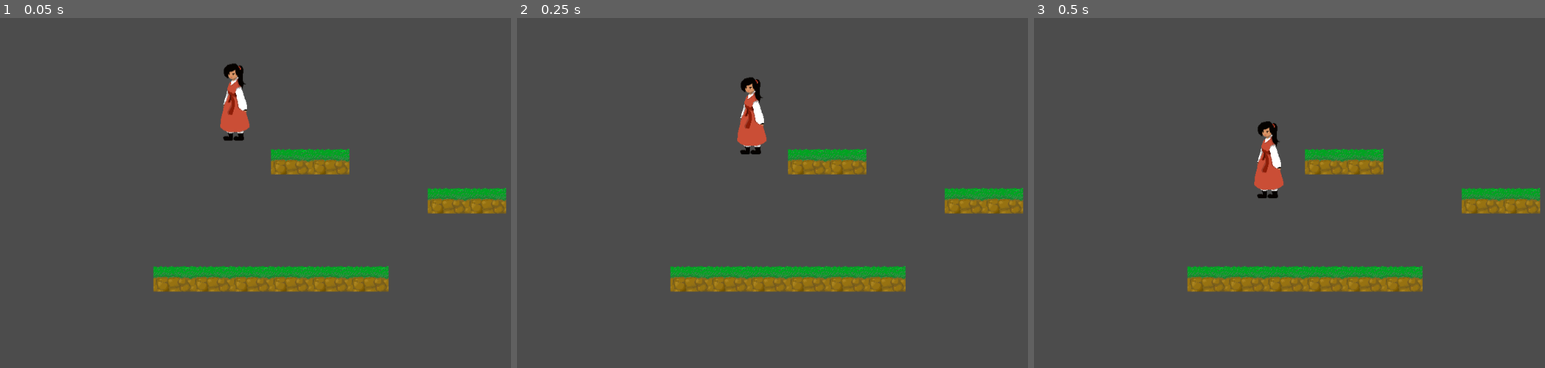
Above: before the commit, frames 1-3 (left to right).
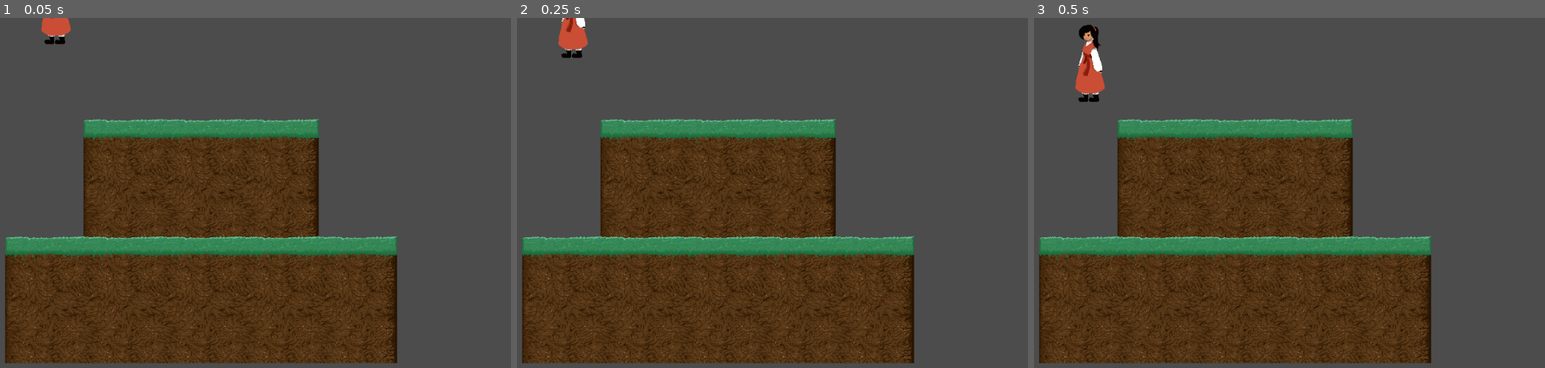
Above: after the commit, the same moments.

Repository: tacocube/karma
Game: Godot game, scene res://scenes/Main/Main.tscn
Same seed, same stepped clock (60 frames per second), same inputs: the game is played once before the commit and once after it.
Inputs:
- Up to frame 1 (0.05 s): no input
- Up to frame 2 (0.25 s): no input
- Up to frame 3 (0.5 s): no input

The runs differ from the first frame. In frame 1, 46% of the frame differs, in the area x 0-100%, y 0-99%; in frame 2, 46%; in frame 3, 46%.

Commit message:
New Tileset

Diff:
--- a/scenes/Main/Main.tscn
+++ b/scenes/Main/Main.tscn
@@ -1,12 +1,7 @@
-[gd_scene load_steps=4 format=2]
+[gd_scene load_steps=3 format=2]
 
 [ext_resource path="res://tilesets/tileset1/tileset1.tres" type="TileSet" id=1]
-[ext_resource path="res://scenes/Main/MainCam.gd" type="Script" id=2]
-[ext_resource path="res://characters/Sasa/Sasa.tscn" type="PackedScene" id=3]
-
-
-
-
+[ext_resource path="res://characters/Sasa/Sasa.tscn" type="PackedScene" id=2]
 
 [node name="Node2D" type="Node2D" index="0"]
 
@@ -30,14 +25,18 @@
 collision_mask = 1
 occluder_light_mask = 1
 format = 1
-tile_data = PoolIntArray( -262141, 0, 0, -262140, 0, 0, -196601, 0, 0, -196600, 0, 0, -65536, 0, 0, -65535, 0, 0, -65534, 0, 0, -65533, 0, 0, -65532, 0, 0, -65531, 0, 0 )
+tile_data = PoolIntArray( -524287, 0, 0, -524285, 1, 0, -524283, 1, 0, -524281, 2, 0, -393215, 3, 0, -393213, 4, 0, -393211, 4, 0, -393209, 5, 0, -262145, 0, 0, -327679, 1, 0, -327677, 1, 0, -327675, 1, 0, -327673, 1, 0, -327671, 2, 0, -131073, 3, 0, -196607, 4, 0, -196605, 4, 0, -196603, 4, 0, -196601, 4, 0, -196599, 5, 0 )
 
-[node name="MainCam" type="Camera2D" parent="." index="1"]
+[node name="Sasa" parent="." index="1" instance=ExtResource( 2 )]
 
-position = Vector2( 90, -148 )
+position = Vector2( 82, -650 )
+
+[node name="MainCam" type="Camera2D" parent="." index="2"]
+
+position = Vector2( 332, -329 )
 anchor_mode = 1
 rotating = false
-current = false
+current = true
 zoom = Vector2( 1, 1 )
 limit_left = -10000000
 limit_top = -10000000
@@ -50,15 +49,11 @@
 smoothing_speed = 5.0
 offset_v = 0.0
 offset_h = 0.0
-drag_margin_left = 0.2
-drag_margin_top = 0.2
-drag_margin_right = 0.2
-drag_margin_bottom = 0.2
+drag_margin_left = 0.0
+drag_margin_top = 0.0
+drag_margin_right = 0.0
+drag_margin_bottom = 0.0
 editor_draw_screen = true
 editor_draw_limits = false
 editor_draw_drag_margin = false
-script = ExtResource( 2 )
-
-[node name="Sasa" parent="." index="2" instance=ExtResource( 3 )]
-
-position = Vector2( 132, -311 )
+_sections_unfolded = [ "Drag Margin", "Limit", "Transform" ]
--- a/scenes/Main/MainCam.gd
+++ /dev/null
@@ -1,13 +0,0 @@
-extends Camera2D
-
-# class member variables go here, for example:
-# var a = 2
-# var b = "textvar"
-
-func _ready():
-	make_current()
-
-#func _process(delta):
-#	# Called every frame. Delta is time since last frame.
-#	# Update game logic here.
-#	pass
--- a/tilesets/tileset1/tileset1.tres
+++ b/tilesets/tileset1/tileset1.tres
@@ -1,26 +1,98 @@
-[gd_resource type="TileSet" load_steps=3 format=2]
+[gd_resource type="TileSet" load_steps=10 format=2]
 
-[ext_resource path="res://tilesets/tileset1/textures/ground1.png" type="Texture" id=1]
+[ext_resource path="res://tilesets/tileset1/textures/earth-1.png" type="Texture" id=1]
+[ext_resource path="res://tilesets/tileset1/textures/earth-2.png" type="Texture" id=2]
+[ext_resource path="res://tilesets/tileset1/textures/earth-3.png" type="Texture" id=3]
+[ext_resource path="res://tilesets/tileset1/textures/earth-4.png" type="Texture" id=4]
+[ext_resource path="res://tilesets/tileset1/textures/earth-5.png" type="Texture" id=5]
+[ext_resource path="res://tilesets/tileset1/textures/earth-6.png" type="Texture" id=6]
 
-
-[sub_resource type="ConvexPolygonShape2D" id=1]
+[sub_resource type="SegmentShape2D" id=1]
 
 custom_solver_bias = 0.0
-points = PoolVector2Array( -32, 32, -32, 0, 32, 0, 32, 32 )
+a = Vector2( 0, 0 )
+b = Vector2( 64, 0 )
+
+[sub_resource type="SegmentShape2D" id=2]
+
+custom_solver_bias = 0.0
+a = Vector2( -64, 0 )
+b = Vector2( 64, 0 )
+
+[sub_resource type="SegmentShape2D" id=3]
+
+custom_solver_bias = 0.0
+a = Vector2( -64, 0 )
+b = Vector2( 0, 0 )
 
 [resource]
 
-0/name = "Ground1"
+0/name = "earth-1"
 0/texture = ExtResource( 1 )
 0/tex_offset = Vector2( 0, 0 )
 0/modulate = Color( 1, 1, 1, 1 )
-0/region = Rect2( 0, 0, 64, 64 )
+0/region = Rect2( 0, 0, 128, 128 )
 0/is_autotile = false
-0/occluder_offset = Vector2( 32, 32 )
-0/navigation_offset = Vector2( 32, 32 )
+0/occluder_offset = Vector2( 64, 64 )
+0/navigation_offset = Vector2( 64, 64 )
 0/shapes = [ {
 "autotile_coord": Vector2( 0, 0 ),
-"one_way": false,
+"one_way": true,
 "shape": SubResource( 1 ),
-"shape_transform": Transform2D( 1, 0, 0, 1, 32, 32 )
+"shape_transform": Transform2D( 1, 0, 0, 1, 64, 64 )
 } ]
+1/name = "earth-2"
+1/texture = ExtResource( 2 )
+1/tex_offset = Vector2( 0, 0 )
+1/modulate = Color( 1, 1, 1, 1 )
+1/region = Rect2( 0, 0, 128, 128 )
+1/is_autotile = false
+1/occluder_offset = Vector2( 64, 64 )
+1/navigation_offset = Vector2( 64, 64 )
+1/shapes = [ {
+"autotile_coord": Vector2( 0, 0 ),
+"one_way": true,
+"shape": SubResource( 2 ),
+"shape_transform": Transform2D( 1, 0, 0, 1, 64, 64 )
+} ]
+2/name = "earth-3"
+2/texture = ExtResource( 3 )
+2/tex_offset = Vector2( 0, 0 )
+2/modulate = Color( 1, 1, 1, 1 )
+2/region = Rect2( 0, 0, 128, 128 )
+2/is_autotile = false
+2/occluder_offset = Vector2( 64, 64 )
+2/navigation_offset = Vector2( 64, 64 )
+2/shapes = [ {
+"autotile_coord": Vector2( 0, 0 ),
+"one_way": true,
+"shape": SubResource( 3 ),
+"shape_transform": Transform2D( 1, 0, 0, 1, 64, 64 )
+} ]
+3/name = "earth-4"
+3/texture = ExtResource( 4 )
+3/tex_offset = Vector2( 0, 0 )
+3/modulate = Color( 1, 1, 1, 1 )
+3/region = Rect2( 0, 0, 128, 128 )
+3/is_autotile = false
+3/occluder_offset = Vector2( 64, 64 )
+3/navigation_offset = Vector2( 64, 64 )
+3/shapes = [  ]
+4/name = "earth-5"
+4/texture = ExtResource( 5 )
+4/tex_offset = Vector2( 0, 0 )
+4/modulate = Color( 1, 1, 1, 1 )
+4/region = Rect2( 0, 0, 128, 128 )
+4/is_autotile = false
+4/occluder_offset = Vector2( 64, 64 )
+4/navigation_offset = Vector2( 64, 64 )
+4/shapes = [  ]
+5/name = "earth-6"
+5/texture = ExtResource( 6 )
+5/tex_offset = Vector2( 0, 0 )
+5/modulate = Color( 1, 1, 1, 1 )
+5/region = Rect2( 0, 0, 128, 128 )
+5/is_autotile = false
+5/occluder_offset = Vector2( 64, 64 )
+5/navigation_offset = Vector2( 64, 64 )
+5/shapes = [  ]
--- a/tilesets/tileset1/tileset1.tscn
+++ b/tilesets/tileset1/tileset1.tscn
@@ -1,26 +1,38 @@
-[gd_scene load_steps=3 format=2]
+[gd_scene load_steps=10 format=2]
 
-[ext_resource path="res://tilesets/tileset1/textures/ground1.png" type="Texture" id=1]
+[ext_resource path="res://tilesets/tileset1/textures/earth-1.png" type="Texture" id=1]
+[ext_resource path="res://tilesets/tileset1/textures/earth-2.png" type="Texture" id=2]
+[ext_resource path="res://tilesets/tileset1/textures/earth-3.png" type="Texture" id=3]
+[ext_resource path="res://tilesets/tileset1/textures/earth-4.png" type="Texture" id=4]
+[ext_resource path="res://tilesets/tileset1/textures/earth-5.png" type="Texture" id=5]
+[ext_resource path="res://tilesets/tileset1/textures/earth-6.png" type="Texture" id=6]
 
-
-[sub_resource type="ConvexPolygonShape2D" id=1]
+[sub_resource type="SegmentShape2D" id=4]
 
 custom_solver_bias = 0.0
-points = PoolVector2Array( -32, 32, -32, 0, 32, 0, 32, 32 )
+a = Vector2( 0, 0 )
+b = Vector2( 64, 0 )
+
+[sub_resource type="SegmentShape2D" id=5]
+
+custom_solver_bias = 0.0
+a = Vector2( -64, 0 )
+b = Vector2( 64, 0 )
+
+[sub_resource type="SegmentShape2D" id=6]
+
+custom_solver_bias = 0.0
+a = Vector2( -64, 0 )
+b = Vector2( 0, 0 )
 
 [node name="Node" type="Node" index="0"]
 
-[node name="Ground1" type="Sprite" parent="." index="0"]
+[node name="earth-1" type="Sprite" parent="." index="0"]
 
+position = Vector2( 120, 0 )
 texture = ExtResource( 1 )
-region_enabled = true
-region_rect = Rect2( 0, 0, 64, 64 )
-_sections_unfolded = [ "Region" ]
-__meta__ = {
-"_edit_group_": true
-}
 
-[node name="StaticBody2D" type="StaticBody2D" parent="Ground1" index="0"]
+[node name="StaticBody2D" type="StaticBody2D" parent="earth-1" index="0"]
 
 input_pickable = false
 collision_layer = 1
@@ -30,6 +42,62 @@
 friction = 1.0
 bounce = 0.0
 
-[node name="CollisionShape2D" type="CollisionShape2D" parent="Ground1/StaticBody2D" index="0"]
+[node name="CollisionShape2D" type="CollisionShape2D" parent="earth-1/StaticBody2D" index="0"]
 
-shape = SubResource( 1 )
+shape = SubResource( 4 )
+one_way_collision = true
+
+[node name="earth-2" type="Sprite" parent="." index="1"]
+
+position = Vector2( 310, 0 )
+texture = ExtResource( 2 )
+
+[node name="StaticBody2D" type="StaticBody2D" parent="earth-2" index="0"]
+
+input_pickable = false
+collision_layer = 1
+collision_mask = 1
+constant_linear_velocity = Vector2( 0, 0 )
+constant_angular_velocity = 0.0
+friction = 1.0
+bounce = 0.0
+
+[node name="CollisionShape2D" type="CollisionShape2D" parent="earth-2/StaticBody2D" index="0"]
+
+shape = SubResource( 5 )
+one_way_collision = true
+
+[node name="earth-3" type="Sprite" parent="." index="2"]
+
+position = Vector2( 490, 0 )
+texture = ExtResource( 3 )
+
+[node name="StaticBody2D" type="StaticBody2D" parent="earth-3" index="0"]
+
+input_pickable = false
+collision_layer = 1
+collision_mask = 1
+constant_linear_velocity = Vector2( 0, 0 )
+constant_angular_velocity = 0.0
+friction = 1.0
+bounce = 0.0
+
+[node name="CollisionShape2D" type="CollisionShape2D" parent="earth-3/StaticBody2D" index="0"]
+
+shape = SubResource( 6 )
+one_way_collision = true
+
+[node name="earth-4" type="Sprite" parent="." index="3"]
+
+position = Vector2( 120, 150 )
+texture = ExtResource( 4 )
+
+[node name="earth-5" type="Sprite" parent="." index="4"]
+
+position = Vector2( 310, 150 )
+texture = ExtResource( 5 )
+
+[node name="earth-6" type="Sprite" parent="." index="5"]
+
+position = Vector2( 490, 150 )
+texture = ExtResource( 6 )
Binary file added: tilesets/tileset1/textures/earth-1.png
Not shown, added: tilesets/tileset1/textures/earth-1.png.import
Binary file added: tilesets/tileset1/textures/earth-2.png
Not shown, added: tilesets/tileset1/textures/earth-2.png.import
Binary file added: tilesets/tileset1/textures/earth-3.png
Not shown, added: tilesets/tileset1/textures/earth-3.png.import
Binary file added: tilesets/tileset1/textures/earth-4.png
Not shown, changed: tilesets/tileset1/textures/earth-4.png.import
Binary file added: tilesets/tileset1/textures/earth-5.png
Not shown, added: tilesets/tileset1/textures/earth-5.png.import
Binary file added: tilesets/tileset1/textures/earth-6.png
Not shown, added: tilesets/tileset1/textures/earth-6.png.import
(and 7 more such lines)
